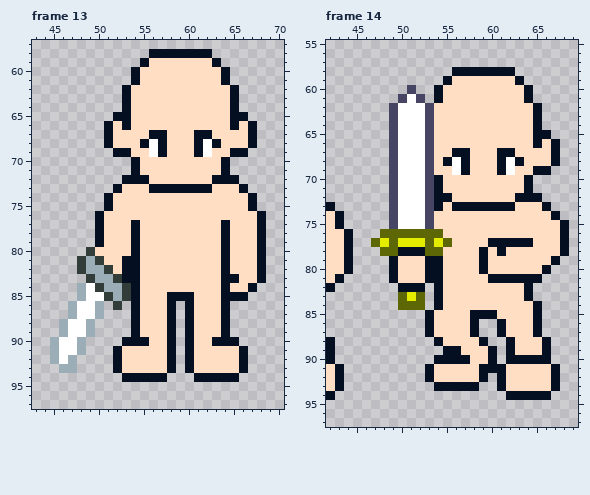
Two versions of one pixel-art file, Template_24x24.aseprite. Above, as it was before the edit.
72x96 pixels, 25 frames. Colours within 5 levels of each other are drawn and written as one. Shown: frame 13: x 43..70, y 57..97; frame 14: x 42..69, y 55..97. The old version is drawn lined up with the new one, on the new canvas. The commit also changed other frames, which this record leaves out.
After the commit:
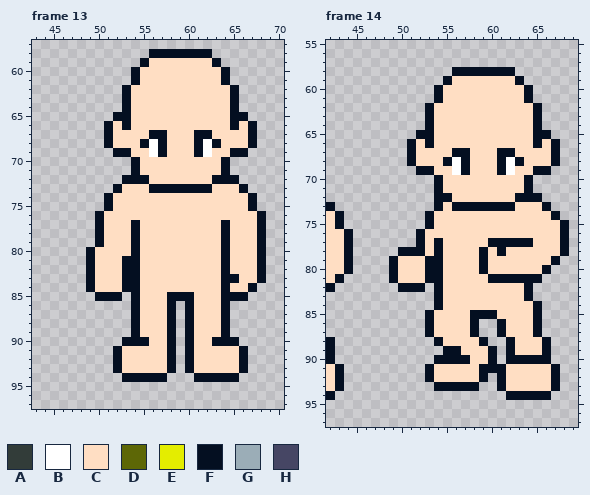
Palette (. is transparent): A #323c39  B #ffffff  C #ffdec3  D #5d6706  E #e4ed00  F #040f21  G #9badb7  H #464664
Change:
canvas 72x96 -> 120x144, the old top-left corner now at 24,24
Changed rows in their new state; - is an unchanged pixel.
Frame 13:
first column x 45:
80 ----F----
81 ---.FC---
82 ---.FCC--
83 ----FCCC-
84 ---.FCCCF
85 ---..FFF.
86 --....-.-
87 --....---
88 -....----
89 -....----
90 ....-----
91 ....-----
92 ...------
93 -..------
Frame 14:
first column x 47:
60 ----.----
61 ---...---
62 --....F--
63 --....F--
64 --....F--
65 --...FF--
66 --..FCF--
67 --..FCC--
68 --..FCC--
69 --...FF--
70 --.....--
71 --.....--
72 --.....--
73 --.....--
74 --....F--
75 --....F--
76 -....FCC-
77 .....FCFC
78 -..---CF-
first column x 50:
83 ...
84 ...
Boxes around the changes in both pictures, in picture pixels (x1, y1, x2, y2):
changed: (50, 247, 131, 373)
changed: (371, 85, 452, 256)
erased: (398, 292, 425, 310)
